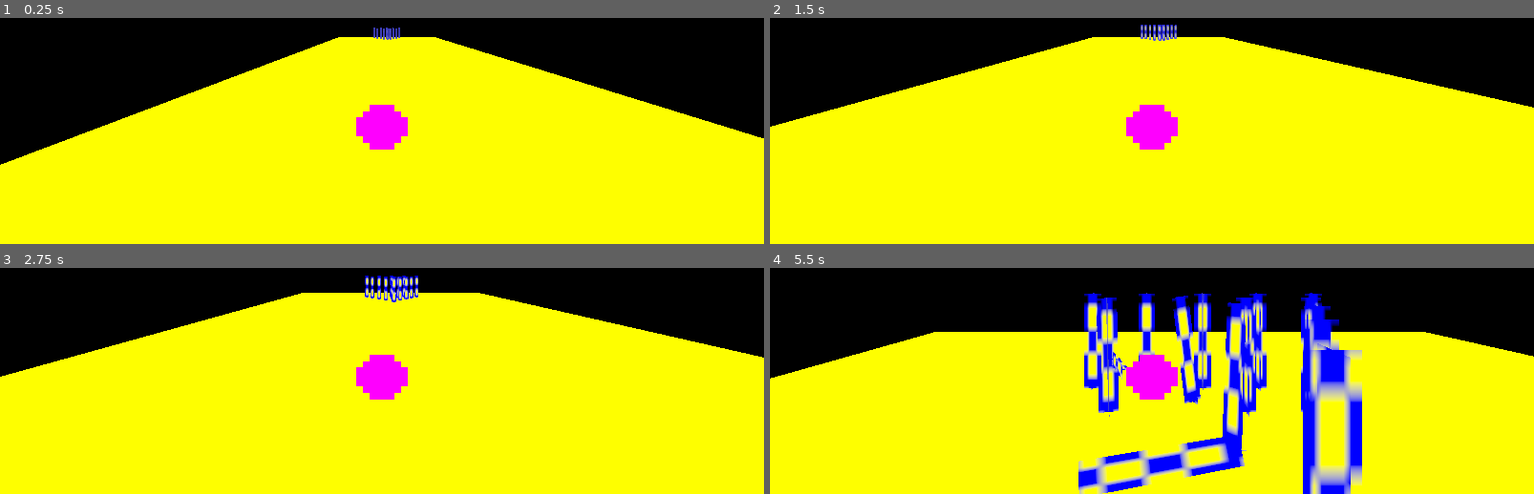
Above: before the commit, frames 1-4 (two rows, left to right).
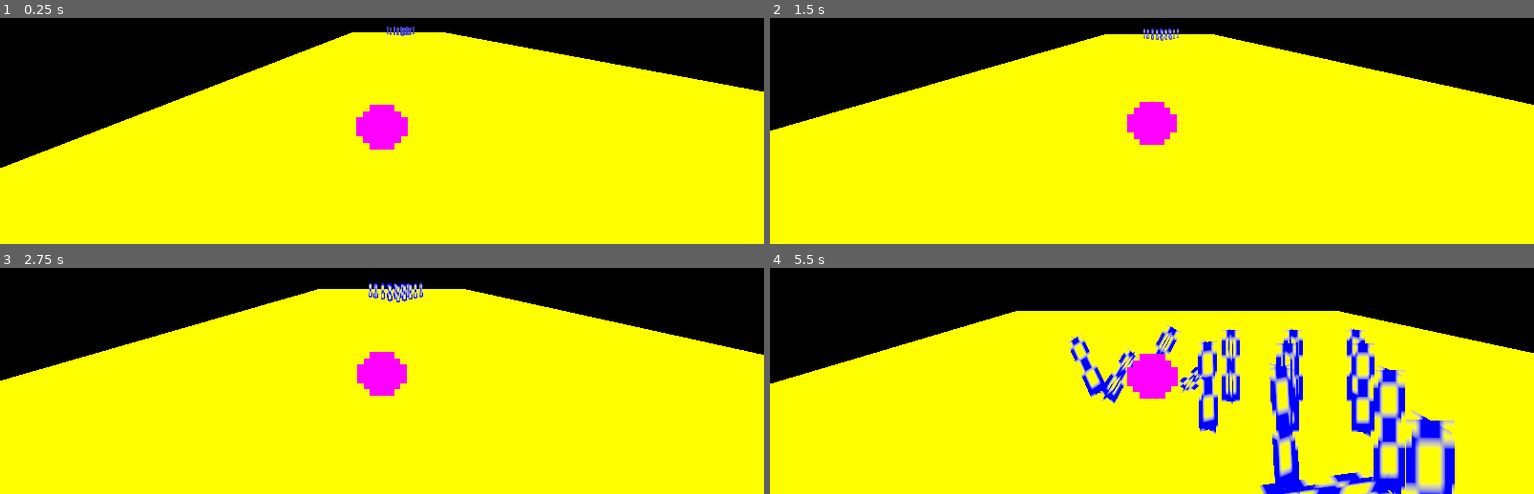
Above: after the commit, the same moments.

Repository: SteveSmith16384/CascadeCassette50_3D
Game: Godot game, scene res://Main.tscn
Two runs of this game, one before a commit and one after it. Both use one fixed random seed, a clock stepped at 60 frames per second and the inputs below.
Inputs:
- Up to frame 1 (0.25 s): no input
- Up to frame 2 (1.5 s): hold Space 0.53-1.28 s; tap Space at 1.35 s
- Up to frame 3 (2.75 s): tap Space at 1.52, 1.82 s; hold Space from 2.03 s (still down)
- Up to frame 4 (5.5 s): release Space at 2.78 s; tap Space at 2.85, 3.02, 3.32, 4.35, 4.52, 4.82 s; hold Space 3.53-4.28 s; hold Space from 5.03 s (still down)

The runs differ from the first frame. In frame 1, 5.8% of the frame differs, in the area x 0-100%, y 3-67%; in frame 2, 1.4%; in frame 3, 1.8%; in frame 4, 25%, in the area x 0-100%, y 10-100%.

Commit message:
Improved Ten Pins

Diff:
--- /dev/null
+++ b/src/Games/TenPins/Ball.gd
@@ -0,0 +1,11 @@
+extends RigidBody
+
+var pos: Vector3
+
+func _ready():
+	pos = self.translation
+	pass
+
+
+func reset_position():
+	self.translation = pos
--- a/src/Games/TenPins/Ball.tscn
+++ b/src/Games/TenPins/Ball.tscn
@@ -1,12 +1,14 @@
-[gd_scene load_steps=3 format=2]
+[gd_scene load_steps=4 format=2]
 
 [ext_resource path="res://Games/TenPins/Assets/ball.png" type="Texture" id=1]
+[ext_resource path="res://Games/TenPins/Ball.gd" type="Script" id=2]
 
 [sub_resource type="SphereShape" id=1]
 radius = 0.25
 
 [node name="Ball" type="RigidBody"]
-mass = 4.08163
+mass = 3.57143
+script = ExtResource( 2 )
 
 [node name="CollisionShape" type="CollisionShape" parent="."]
 shape = SubResource( 1 )
--- /dev/null
+++ b/src/Games/TenPins/Pin.gd
@@ -0,0 +1,17 @@
+extends RigidBody
+
+var pos: Vector3
+
+func _ready():
+	pos = self.translation
+	pass
+
+
+func reset_position():
+	var dirx = self.rotation_degrees.x
+	var dirz = self.rotation_degrees.z
+
+	if abs(dirx) > 2 or abs(dirz) > 2:
+		self.queue_free()
+#	self.translation = pos
+	pass
--- a/src/Games/TenPins/Pin.tscn
+++ b/src/Games/TenPins/Pin.tscn
@@ -1,20 +1,22 @@
-[gd_scene load_steps=3 format=2]
+[gd_scene load_steps=4 format=2]
 
 [ext_resource path="res://Games/TenPins/Assets/pin.png" type="Texture" id=1]
+[ext_resource path="res://Games/TenPins/Pin.gd" type="Script" id=2]
 
 [sub_resource type="CylinderShape" id=1]
 radius = 0.1
-height = 1.0
+height = 0.7
 
 [node name="Pin" type="RigidBody"]
+script = ExtResource( 2 )
 
 [node name="CollisionShape" type="CollisionShape" parent="."]
 shape = SubResource( 1 )
 
 [node name="Sprite3D" type="Sprite3D" parent="."]
-transform = Transform( 2.21983, 0, 0, 0, 6.3751, 0, 0, 0, 1, 0, 0, 0 )
+transform = Transform( 2.21983, 0, 0, 0, 4.26005, 0, 0, 0, 1, 0, 0, 0 )
 texture = ExtResource( 1 )
 
 [node name="Sprite3D2" type="Sprite3D" parent="."]
-transform = Transform( -0.016892, 0, -0.999971, 0, 6.3751, 0, 2.21977, 0, -0.00760958, 0, 0, 0 )
+transform = Transform( -0.016892, 0, -0.999971, 0, 4.26005, 0, 2.21977, 0, -0.00760958, 0, 0, 0 )
 texture = ExtResource( 1 )
--- a/src/Games/TenPins/TenPins.gd
+++ b/src/Games/TenPins/TenPins.gd
@@ -1,13 +1,42 @@
 extends Spatial
 
+var space_pressed = false
+var ball_dir : int = -1
 
 func _ready():
-	$Ball.apply_central_impulse(Vector3(0, 1, -40))
+
 	pass
 
 
-func _process(delta):
+func _physics_process(delta):
+	if space_pressed == false:
+		$Ball.translation.x += delta * ball_dir * 5
+		if $Ball.translation.x > 2:
+			ball_dir = -1
+		elif $Ball.translation.x < -2:
+			ball_dir = 1
+
+		if Input.is_key_pressed(KEY_SPACE):
+			#call_deferred("launch")
+			$Ball.apply_central_impulse(Vector3(0, 1, -35))
+			space_pressed = true
+			$RestartTimer.start()
+
+
 	$Camera.translation = $Ball.translation
 	$Camera.translation.y += 1
 	$Camera.translation.z += 3
+
+
 	pass
+
+
+
+
+func _on_RestartTimer_timeout():
+	for pin in self.get_children():
+		if pin.has_method("reset_position"):
+			pin.reset_position()
+
+	space_pressed = false
+	pass
--- a/src/Games/TenPins/TenPins.tscn
+++ b/src/Games/TenPins/TenPins.tscn
@@ -17,52 +17,53 @@
 transform = Transform( 1, 0, 0, 0, 1, 0, 0, 0, 1, 0, 4.62897, 37.5007 )
 
 [node name="Ball" parent="." instance=ExtResource( 3 )]
-transform = Transform( 1, 0, 0, 0, 1, 0, 0, 0, 1, -0.500427, 1.88836, 16.0915 )
+transform = Transform( 1, 0, 0, 0, 1, 0, 0, 0, 1, -0.500427, 1.25657, 16.0915 )
+can_sleep = false
 
 [node name="Pin" parent="." instance=ExtResource( 1 )]
-transform = Transform( 1, 0, 0, 0, 1, 0, 0, 0, 1, -0.627701, 1.53135, -13.9178 )
+transform = Transform( 1, 0, 0, 0, 1, 0, 0, 0, 1, -0.627701, 1.53135, -10.19 )
 
 [node name="Pin5" parent="." instance=ExtResource( 1 )]
-transform = Transform( 1, 0, 0, 0, 1, 0, 0, 0, 1, -1.20355, 1.53135, -13.9178 )
+transform = Transform( 1, 0, 0, 0, 1, 0, 0, 0, 1, -1.20355, 1.53135, -10.19 )
 
 [node name="Pin9" parent="." instance=ExtResource( 1 )]
-transform = Transform( 1, 0, 0, 0, 1, 0, 0, 0, 1, -0.938658, 1.53135, -13.3419 )
+transform = Transform( 1, 0, 0, 0, 1, 0, 0, 0, 1, -0.938658, 1.53135, -9.61415 )
 
 [node name="Pin10" parent="." instance=ExtResource( 1 )]
-transform = Transform( 1, 0, 0, 0, 1, 0, 0, 0, 1, -0.33978, 1.53135, -13.3419 )
+transform = Transform( 1, 0, 0, 0, 1, 0, 0, 0, 1, -0.33978, 1.53135, -9.61415 )
 
 [node name="Pin11" parent="." instance=ExtResource( 1 )]
-transform = Transform( 1, 0, 0, 0, 1, 0, 0, 0, 1, 0.259098, 1.53135, -13.3419 )
+transform = Transform( 1, 0, 0, 0, 1, 0, 0, 0, 1, 0.259098, 1.53135, -9.61415 )
 
 [node name="Pin13" parent="." instance=ExtResource( 1 )]
-transform = Transform( 1, 0, 0, 0, 1, 0, 0, 0, 1, -0.33978, 1.53135, -12.0866 )
+transform = Transform( 1, 0, 0, 0, 1, 0, 0, 0, 1, -0.33978, 1.53135, -8.35881 )
 
 [node name="Pin15" parent="." instance=ExtResource( 1 )]
-transform = Transform( 1, 0, 0, 0, 1, 0, 0, 0, 1, -0.0224471, 1.53135, -11.4892 )
+transform = Transform( 1, 0, 0, 0, 1, 0, 0, 0, 1, -0.0224471, 1.53135, -7.76148 )
 
 [node name="Pin14" parent="." instance=ExtResource( 1 )]
-transform = Transform( 1, 0, 0, 0, 1, 0, 0, 0, 1, 0.259098, 1.53135, -12.0866 )
+transform = Transform( 1, 0, 0, 0, 1, 0, 0, 0, 1, 0.259098, 1.53135, -8.35881 )
 
 [node name="Pin12" parent="." instance=ExtResource( 1 )]
-transform = Transform( 1, 0, 0, 0, 1, 0, 0, 0, 1, 0.834942, 1.53135, -13.3419 )
+transform = Transform( 1, 0, 0, 0, 1, 0, 0, 0, 1, 0.834942, 1.53135, -9.61415 )
 
 [node name="Pin2" parent="." instance=ExtResource( 1 )]
-transform = Transform( 1, 0, 0, 0, 1, 0, 0, 0, 1, -0.0308867, 1.53135, -13.9178 )
+transform = Transform( 1, 0, 0, 0, 1, 0, 0, 0, 1, -0.0308867, 1.53135, -10.19 )
 
 [node name="Pin3" parent="." instance=ExtResource( 1 )]
-transform = Transform( 1, 0, 0, 0, 1, 0, 0, 0, 1, 0.555985, 1.53135, -13.9178 )
+transform = Transform( 1, 0, 0, 0, 1, 0, 0, 0, 1, 0.555985, 1.53135, -10.19 )
 
 [node name="Pin6" parent="." instance=ExtResource( 1 )]
-transform = Transform( 1, 0, 0, 0, 1, 0, 0, 0, 1, -0.627701, 1.53135, -12.697 )
+transform = Transform( 1, 0, 0, 0, 1, 0, 0, 0, 1, -0.627701, 1.53135, -8.9692 )
 
 [node name="Pin7" parent="." instance=ExtResource( 1 )]
-transform = Transform( 1, 0, 0, 0, 1, 0, 0, 0, 1, -0.0308867, 1.53135, -12.697 )
+transform = Transform( 1, 0, 0, 0, 1, 0, 0, 0, 1, -0.0308867, 1.53135, -8.9692 )
 
 [node name="Pin8" parent="." instance=ExtResource( 1 )]
-transform = Transform( 1, 0, 0, 0, 1, 0, 0, 0, 1, 0.555985, 1.53135, -12.697 )
+transform = Transform( 1, 0, 0, 0, 1, 0, 0, 0, 1, 0.555985, 1.53135, -8.9692 )
 
 [node name="Pin4" parent="." instance=ExtResource( 1 )]
-transform = Transform( 1, 0, 0, 0, 1, 0, 0, 0, 1, 1.14405, 1.53135, -13.9178 )
+transform = Transform( 1, 0, 0, 0, 1, 0, 0, 0, 1, 1.14405, 1.53135, -10.19 )
 
 [node name="StaticBody" type="StaticBody" parent="."]
 
@@ -73,3 +74,9 @@
 width = 10.0
 depth = 34.0
 material = SubResource( 2 )
+
+[node name="RestartTimer" type="Timer" parent="."]
+wait_time = 7.0
+one_shot = true
+
+[connection signal="timeout" from="RestartTimer" to="." method="_on_RestartTimer_timeout"]
Not shown, added: docs/tenpin.gif
